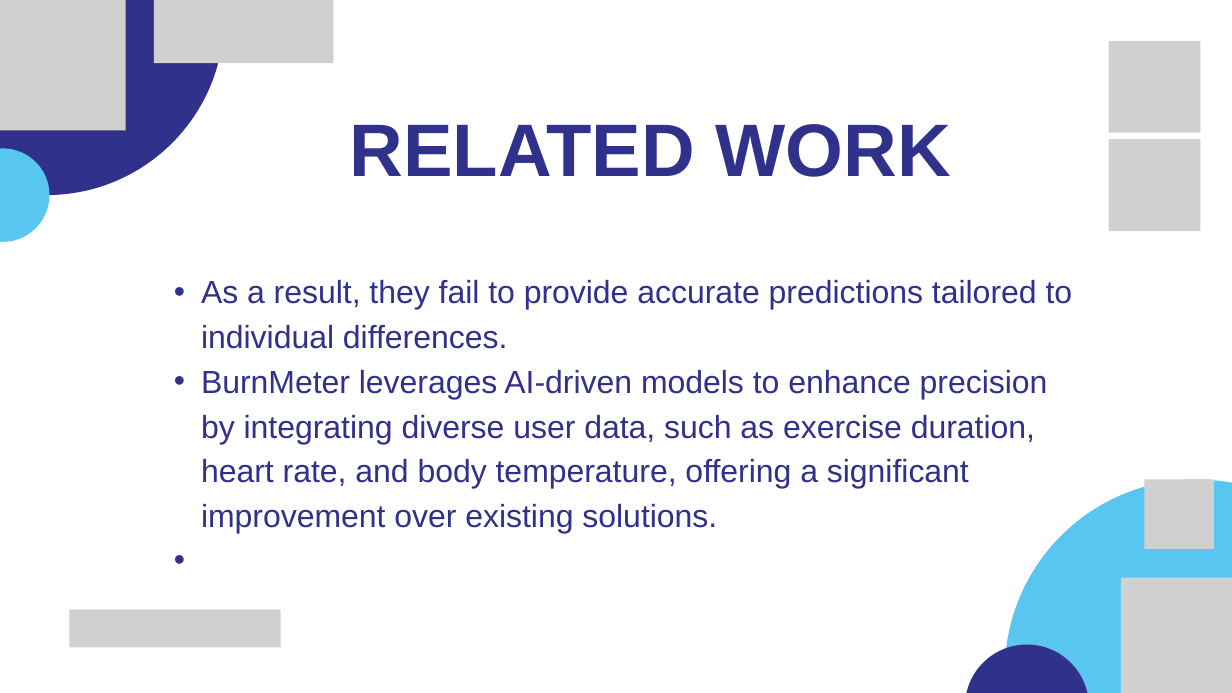
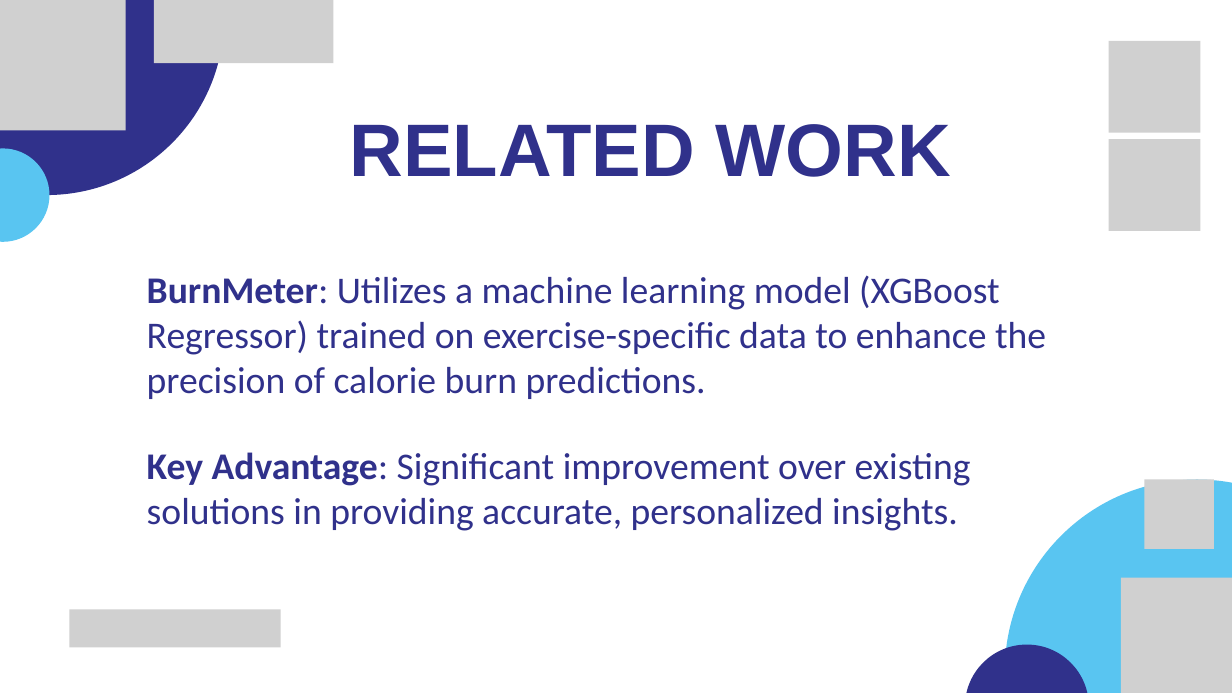
Before and after one commit to Mohamedelmahdy01/BurnMeter, a slide deck: slide 6 of BurnMeter.pptx. Drawn at 1232x693 pixels with LibreOffice and Linux fonts; fonts in the diff are those of the drawing; grey boxes stand for pictures. Boxes give left, top, right and bottom in pixels: in the first picture for what was removed or moved away, otherwise in the second. Text is boxed around its words. In the diff, an @@ line names an element or a change of style, - is before the commit and + after.

```diff
--- a/BurnMeter.pptx
+++ b/BurnMeter.pptx
@@ text at [147, 275, 1046, 531]: text changed; size 37.3 to 44 pt; font Arial to Calibri @@
-  • As a result, they fail to provide accurate predictions tailored to individual differences.
-  • BurnMeter leverages AI-driven models to enhance precision by integrating diverse user data, such as exercise duration, heart rate, and body temperature, offering a significant improvement over existing solutions.
+BurnMeter: Utilizes a machine learning model (XGBoost Regressor) trained on exercise-specific data to enhance the precision of calorie burn predictions.
+Key Advantage: Significant improvement over existing solutions in providing accurate, personalized insights.
```
Also in this commit, not shown: 13 other slides changed, 1 slide removed.
